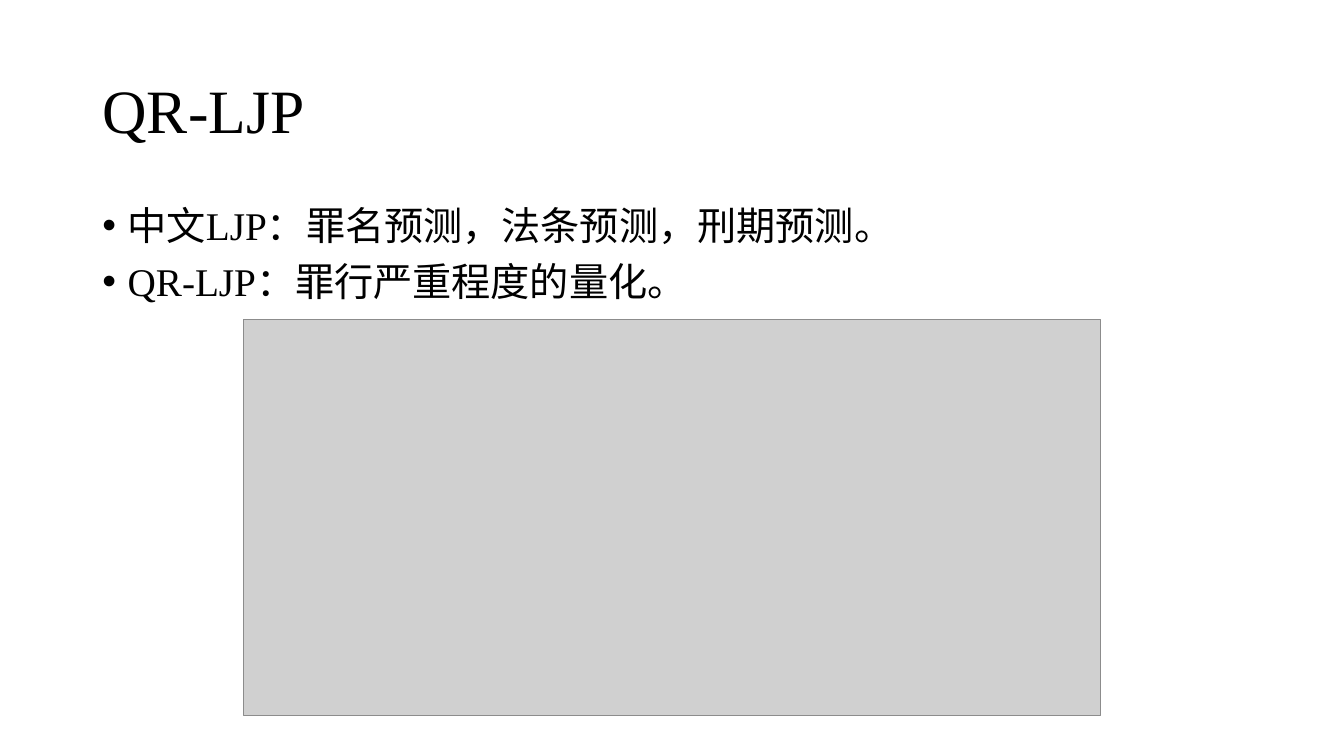
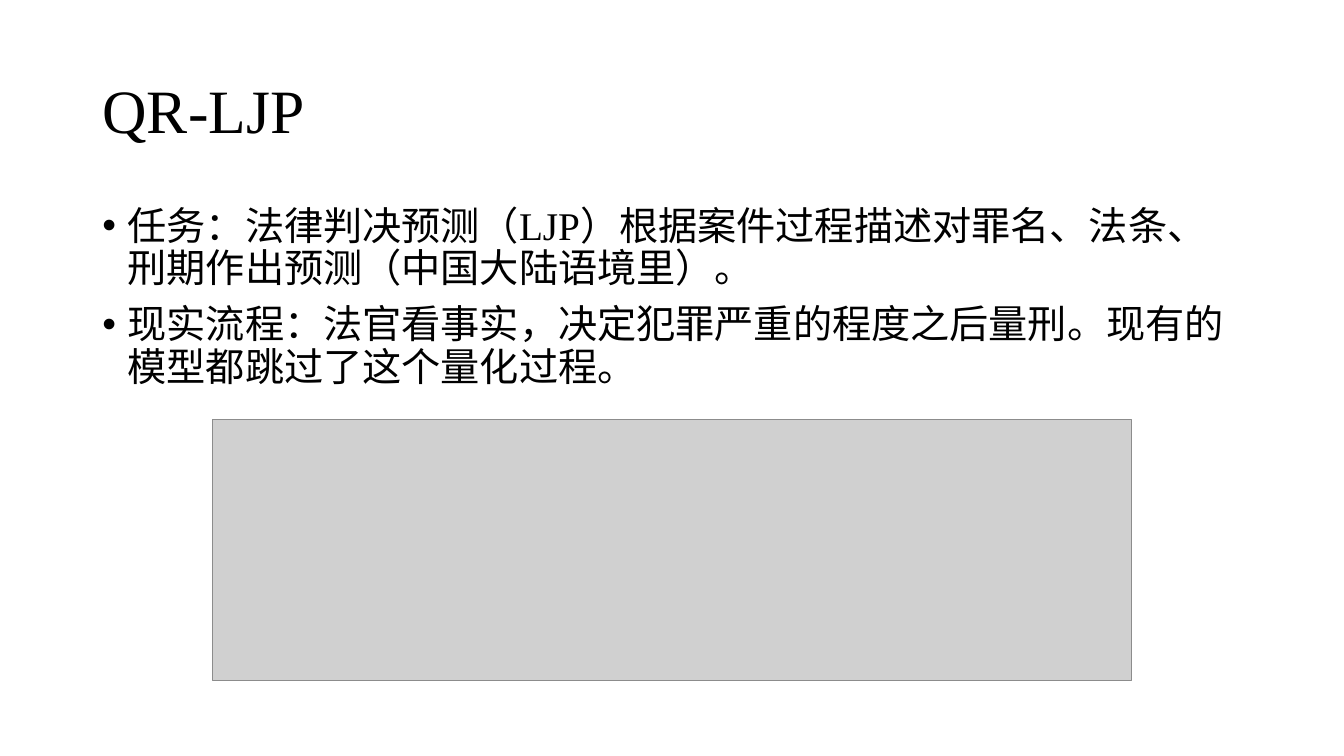
Before and after one commit to zhuohan9036/research_general_materials, a slide deck: slide 9 of legal_ai/20251107_intro_legal_ai_works.pptx. Drawn at 1344x756 pixels with LibreOffice and Linux fonts; fonts in the diff are those of the drawing; grey boxes stand for pictures. Boxes give left, top, right and bottom in pixels: in the first picture for what was removed or moved away, otherwise in the second. Text is boxed around its words. In the diff, an @@ line names an element or a change of style, - is before the commit and + after.

Commit message:
add: qr-ljp slides done

```diff
--- a/legal_ai/20251107_intro_legal_ai_works.pptx
+++ b/legal_ai/20251107_intro_legal_ai_works.pptx
@@ text at box(128, 206, 1224, 384): text changed; font Times New Roman to Arial @@
-• 中文LJP：罪名预测，法条预测，刑期预测。
-• QR-LJP：罪行严重程度的量化。
+• 任务：法律判决预测（LJP）根据案件过程描述对罪名、法条、刑期作出预测（中国大陆语境里）。
+• 现实流程：法官看事实，决定犯罪严重的程度之后量刑。现有的模型都跳过了这个量化过程。
@@ picture: place and size @@
-picture at box(244, 320, 1101, 716)
+picture at box(213, 419, 1131, 682)
```
Also in this commit, not shown: 6 other slides changed, 4 slides added, 1 other file.
